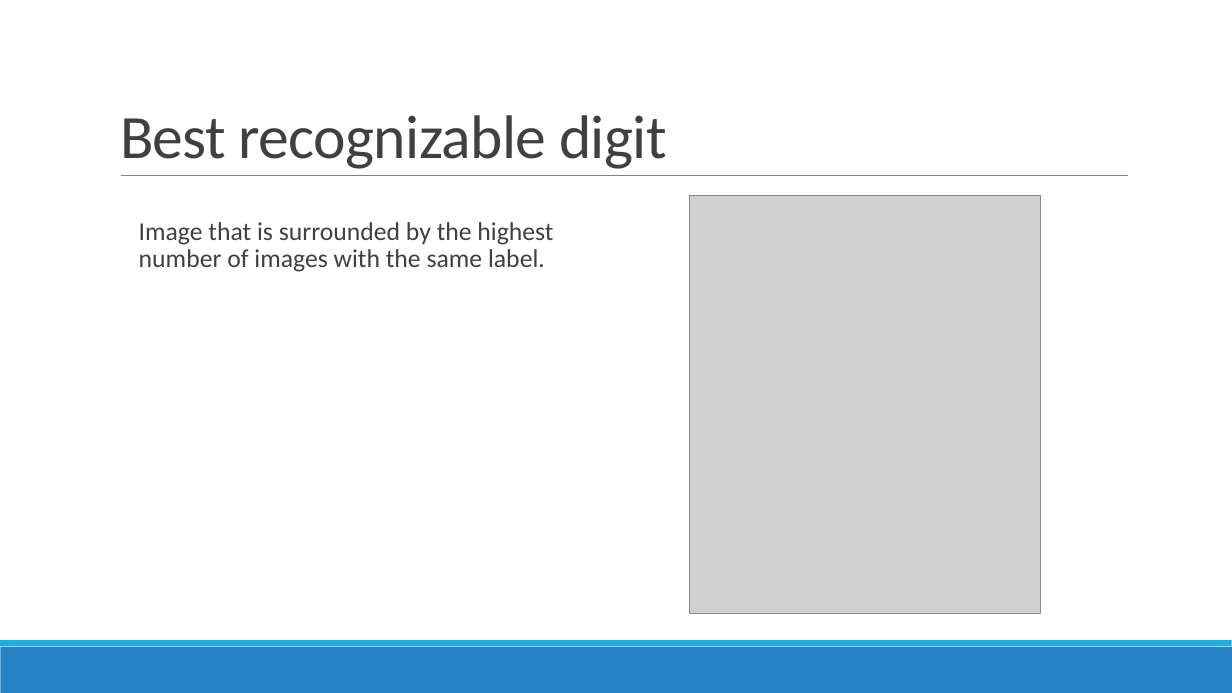
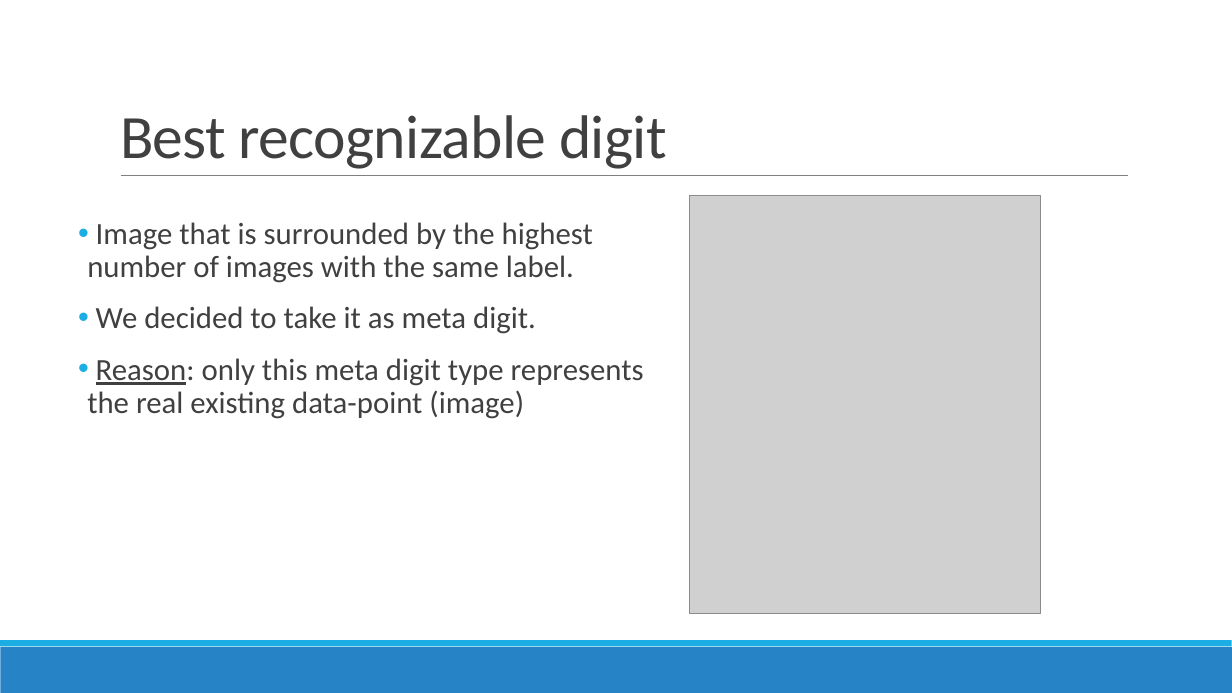
Before and after one commit to datascience-mobi/project-03-group-01, a slide deck: slide 12 of presentation_digit_recog2.pptx (slide 11 before the commit). Drawn at 1232x693 pixels with LibreOffice and Linux fonts; fonts in the diff are those of the drawing; grey boxes stand for pictures. Boxes give left, top, right and bottom in pixels: in the first picture for what was removed or moved away, otherwise in the second. Text is boxed around its words. In the diff, an @@ line names an element or a change of style, - is before the commit and + after.

```diff
--- a/presentation_digit_recog2.pptx
+++ b/presentation_digit_recog2.pptx
@@ text "Image that is surrounded by ...": place and size @@
-text "Image that is surrounded by ..." at (139,222,553,272)
+text "Image that is surrounded by ..." at (87,222,644,419)
@@ text at (87,222,593,283): size 20 to 24 pt in "Image that is surrounded by the highest ..."; bullet   to • @@
@@ text at (87,306,644,419): paragraphs added @@
+• We decided to take it as meta digit.
+• Reason: only this meta digit type represents the real existing data-point (image)
```
Also in this commit, not shown: 1 other slide changed, 2 slides added.
